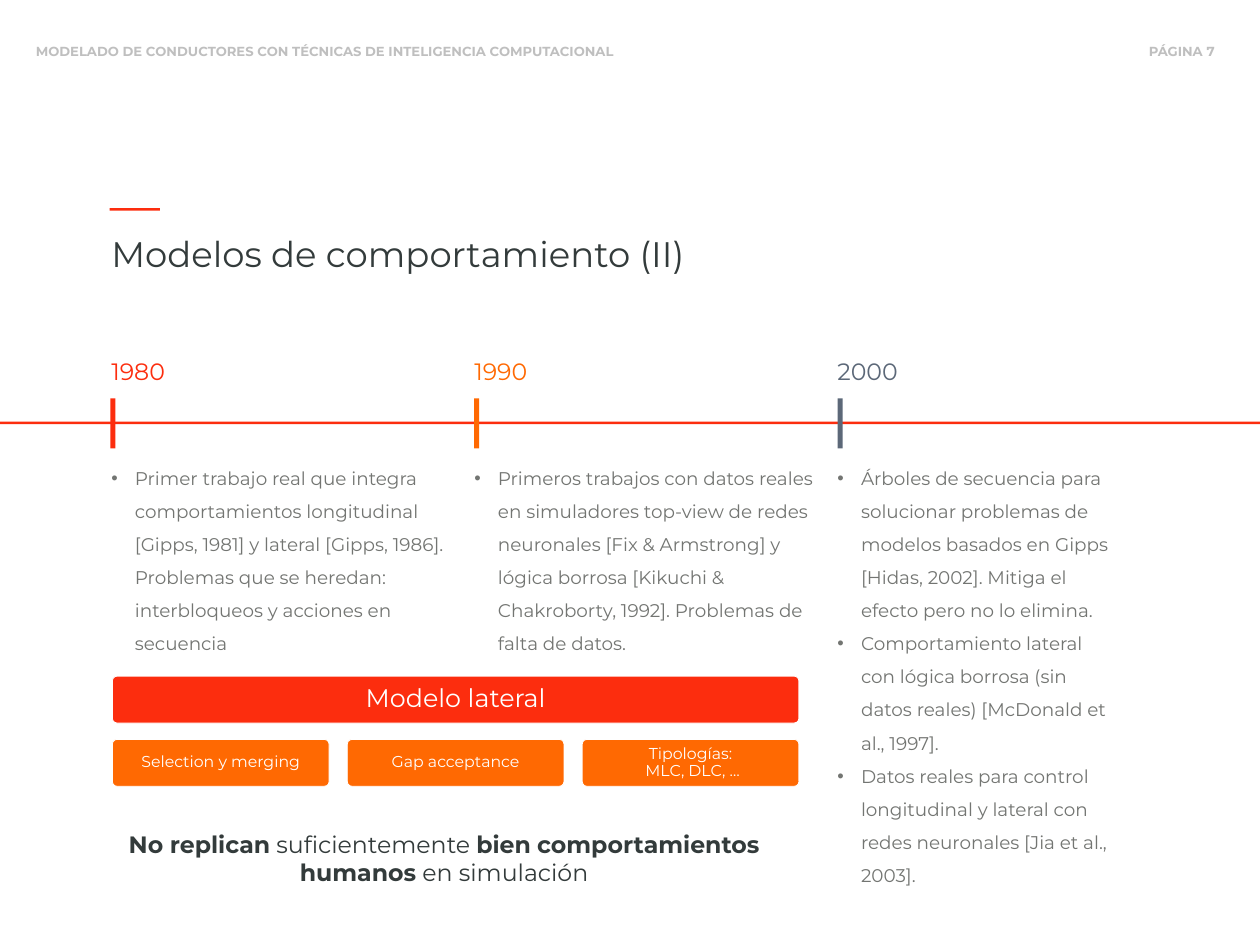
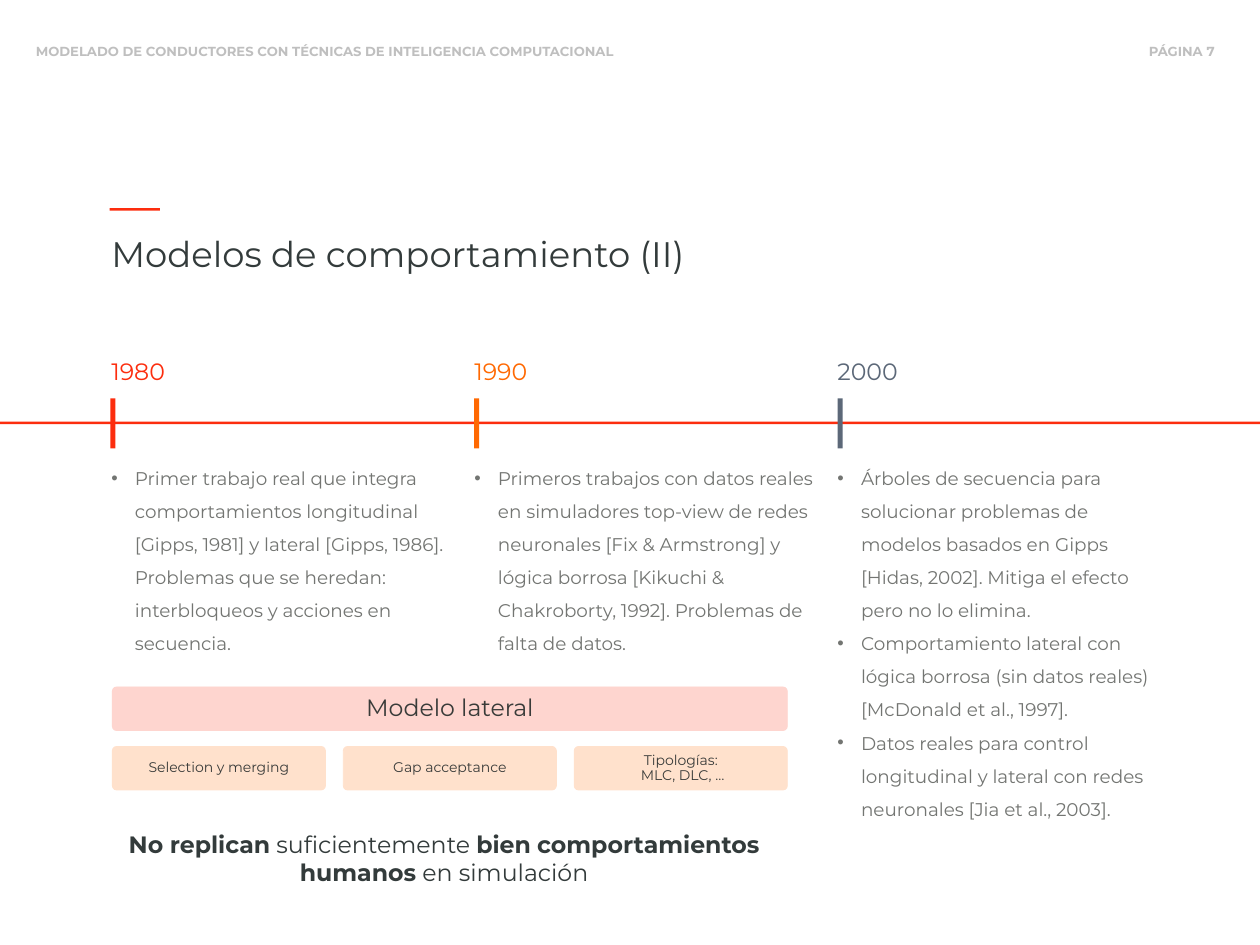
Before and after one commit to blazaid/PhD-Alberto, a slide deck: slide 7 of slides/phd-slides.pptx. Drawn at 1260x945 pixels with LibreOffice and Linux fonts; fonts in the diff are those of the drawing. Boxes give left, top, right and bottom in pixels: in the first picture for what was removed or moved away, otherwise in the second. Text is boxed around its words. In the diff, an @@ line names an element or a change of style, - is before the commit and + after.

```diff
--- a/slides/phd-slides.pptx
+++ b/slides/phd-slides.pptx
@@ text at <box>135,471,443,650</box>: text changed @@
-• Primer trabajo real que integra comportamientos longitudinal [Gipps, 1981] y lateral [Gipps, 1986]. Problemas que se heredan: interbloqueos y acciones en secuencia
+• Primer trabajo real que integra comportamientos longitudinal [Gipps, 1981] y lateral [Gipps, 1986]. Problemas que se heredan: interbloqueos y acciones en secuencia.
@@ text "Árboles de secuencia para solucionar ..." rewrapped from <box>861,469,1108,886</box> to <box>861,469,1148,820</box> @@
@@ rounded rectangle: place and size @@
-rounded rectangle at <box>112,676,799,723</box>
+rounded rectangle at <box>112,687,787,731</box>
@@ rounded rectangle at <box>112,687,787,731</box>: fill #FC2D0E to #FED5CF; outline #FFFFFF 1 pt to #FED5CF 1 pt @@
@@ text "Modelo lateral": place and size @@
-text "Modelo lateral" at <box>366,688,546,707</box>
+text "Modelo lateral" at <box>366,698,533,716</box>
@@ text "Modelo lateral" at <box>366,698,533,716</box>: size 29 to 27 pt, text colour #FFFFFF to #3A3A39 @@
@@ rounded rectangle: place and size @@
-rounded rectangle at <box>112,740,329,786</box>
+rounded rectangle at <box>112,747,325,790</box>
@@ text "Selection y merging": place and size @@
-text "Selection y merging" at <box>141,755,300,770</box>
+text "Selection y merging" at <box>149,761,289,775</box>
@@ rounded rectangle: place and size @@
-rounded rectangle at <box>347,740,564,786</box>
+rounded rectangle at <box>343,747,556,790</box>
@@ fill #FF6902 to #FFE1CC; outline #FFFFFF 1 pt to #FFE1CC 1 pt in 3 elements at <box>112,747,325,790</box>, <box>343,747,556,790</box>, <box>575,747,788,790</box> @@
@@ rounded rectangle: place and size @@
-rounded rectangle at <box>582,740,799,786</box>
+rounded rectangle at <box>575,747,788,790</box>
@@ size 18 to 16 pt, text colour #FFFFFF to #3A3A39 in 3 elements at <box>149,761,289,775</box>, <box>393,762,506,775</box>, <box>641,754,718,782</box> @@
@@ text "Tipologías: MLC, DLC, …": place and size @@
-text "Tipologías: MLC, DLC, …" at <box>645,747,732,779</box>
+text "Tipologías: MLC, DLC, …" at <box>641,754,718,782</box>
```
Also in this commit, not shown: 35 other slides changed, 1 other file.
